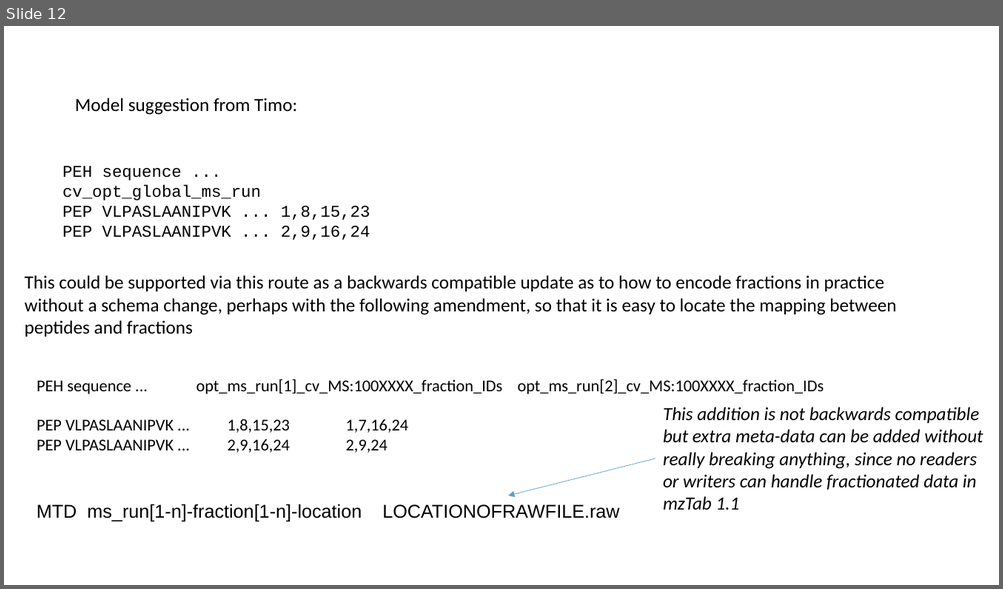
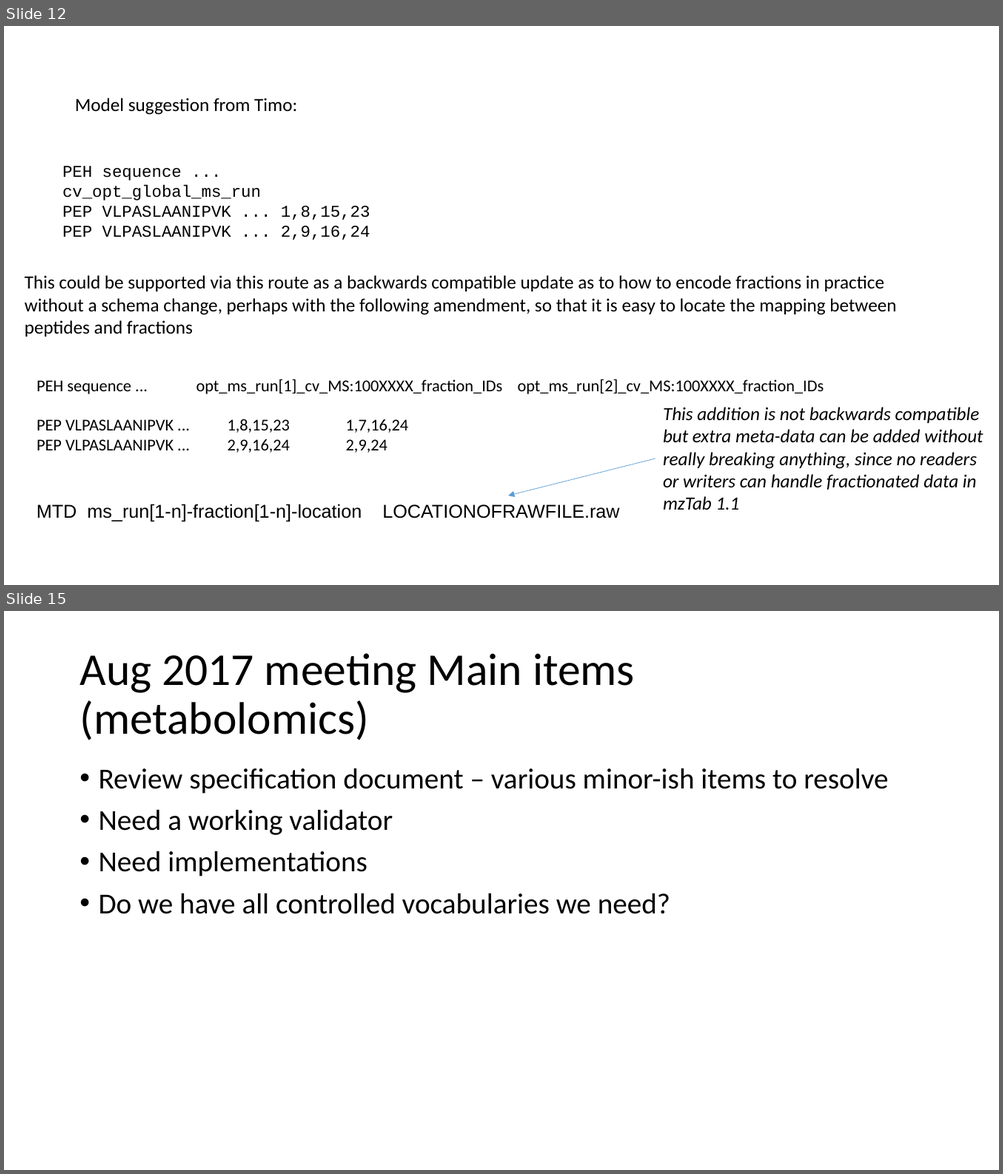
Before and after one commit to HUPO-PSI/mzTab, a slide deck: specification_document/1_1_draft_specs/Version11_design_considerations.pptx. Shown one above the other, each under a label of ours: slide 12 before the commit, slides 12 and 15 after it; the slides between them are not shown. The pictures are 1003x589 and 1003x1174 pixels, drawn with LibreOffice and Linux fonts; fonts in the diff are those of the drawing. Boxes give left, top, right and bottom in pixels: in the first picture for what was removed or moved away, otherwise in the second. Text is boxed around its words. In the diff, an @@ line names an element or a change of style, - is before the commit and + after.

```diff
--- a/specification_document/1_1_draft_specs/Version11_design_considerations.pptx
+++ b/specification_document/1_1_draft_specs/Version11_design_considerations.pptx
@@ slide 15 added at box(4, 611, 999, 1170), background #FFFFFF @@
@@ title added at box(79, 653, 634, 741), 44 pt, text #000000 @@
+Aug 2017 meeting Main items (metabolomics)
@@ text added at box(99, 768, 888, 914), 28 pt, text #000000 @@
+• Review specification document – various minor-ish items to resolve
+• Need a working validator
+• Need implementations
+• Do we have all controlled vocabularies we need?
```
Also in this commit, not shown: 3 slides changed, 2 other slides added, 1 other file.
